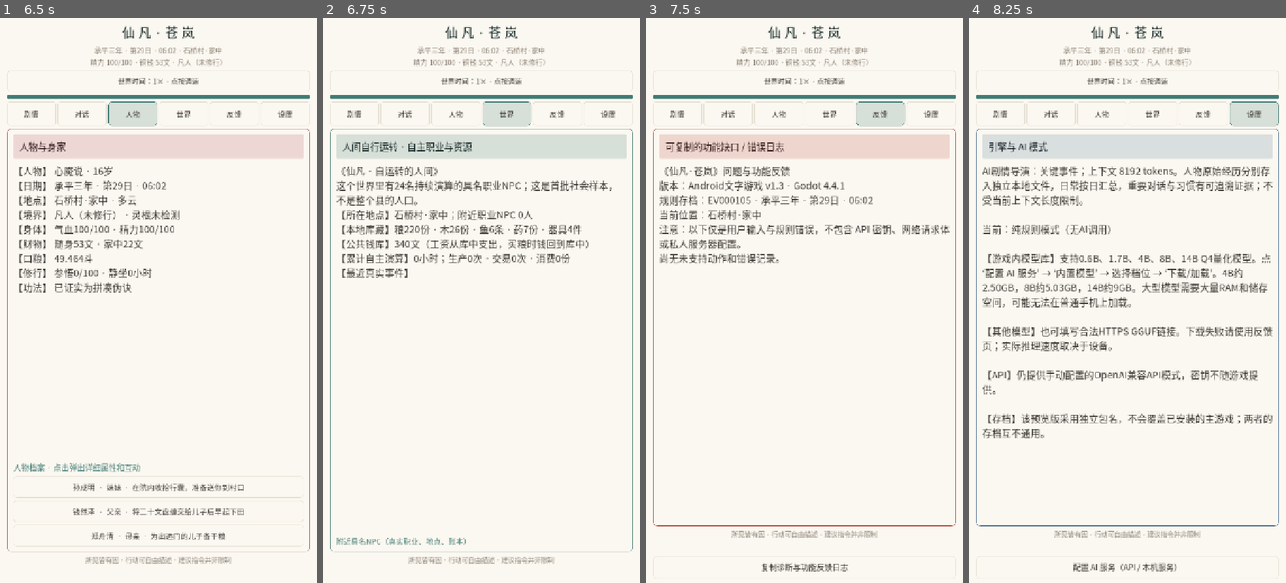
Above: before the commit, frames 1-4 (left to right).
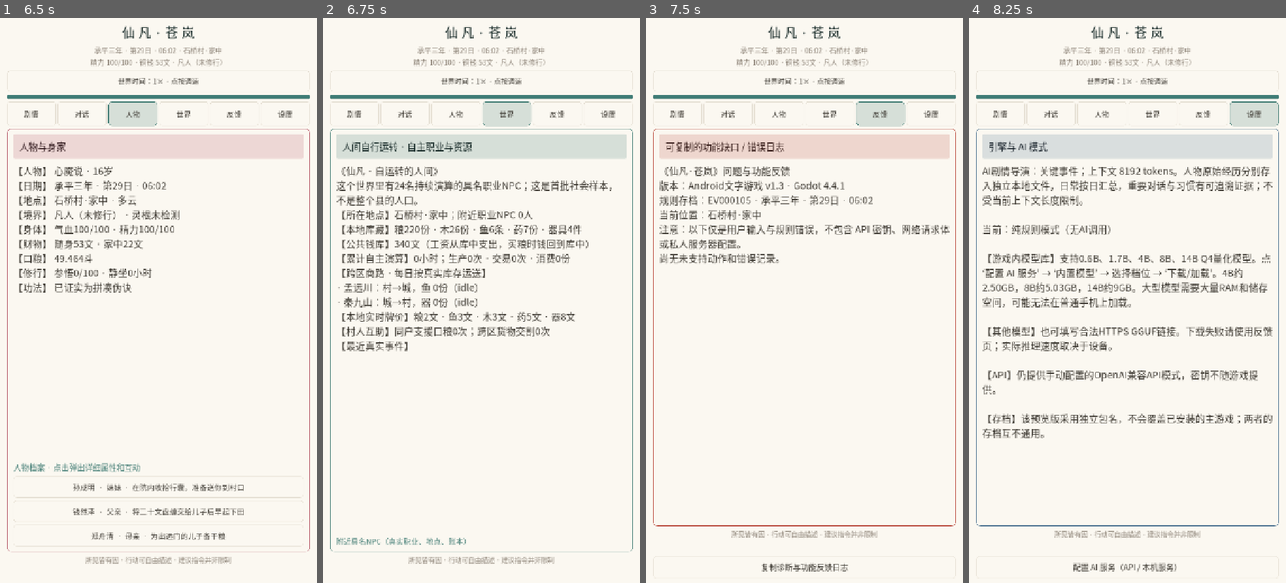
Above: after the commit, the same moments.

Repository: 160701541-cell/xinyanshuo
Game: Godot game, scene res://main.tscn
Same seed, same stepped clock (60 frames per second), same inputs: the game is played once before the commit and once after it.
Inputs (mouse positions are in pixels of both pictures, inside the frame that each line leads up to):
- Up to frame 1 (6.5 s): click (133, 566) at 0.52 s; type "12" at 0.6 s; click "世界时间：1× · 点按调速" at 1.25 s; click "世界时间：5× · 点按调速" at 2 s; click "世界时间：20× · 点按调速" at 2.75 s; click "世界时间：暂停 · 点按调速" at 3.5 s; click "剧情" at 4.25 s; click "对话" at 5 s; click "人物" at 5.75 s
- Up to frame 2 (6.75 s): click "世界" at 6.5 s
- Up to frame 3 (7.5 s): click "反馈" at 7.25 s
- Up to frame 4 (8.25 s): click "设置" at 8 s

Frame 1 is identical in both runs. In frame 2, 2.5% of the frame differs, in the area x 4-80%, y 44-59%; in frame 3, less than 0.1%; in frame 4, less than 0.1%.

Commit message:
feat(sim): bounded interregional caravans, cash-conserving trade, dynamic prices and evidence-based household care

Diff:
--- a/projects/xianfan-living-world/android-text/scripts/society_sim.gd
+++ b/projects/xianfan-living-world/android-text/scripts/society_sim.gd
@@ -22,6 +22,165 @@
 const JOB_WAGE := {"农夫":1,"渔夫":1,"樵夫":1,"采药人":1,"匠人":2,
     "商贩":1,"脚夫":1,"教书人":1,"学徒":0,"巡卒":2,"医者":2}
 const EVENT_LIMIT := 100
+# Supply-dependent quotes are the same for NPCs and player. Prices only
+# change when real local stocks cross thresholds, never via language-model text.
+const BASE_PRICE := {"粮":2,"木":3,"鱼":3,"药":5,"器":8}
+const REGIONAL_TARGET := {"村":{"粮":120,"木":18,"鱼":8,"药":8,"器":5},
+    "城":{"粮":300,"木":65,"鱼":15,"药":35,"器":30}}
+
+static func regional_price(society: Dictionary, region_name: String, good: String) -> int:
+    if not BASE_PRICE.has(good): return 0
+    var region: Dictionary=society.get("regions",{}).get(region_name,{})
+    var stock: Dictionary=region.get("stock",{})
+    var target: Dictionary=REGIONAL_TARGET.get(region_name,{})
+    if not stock.has(good): return 0
+    var quantity:=int(stock[good])
+    var expected:=maxi(1,int(target.get(good,10)))
+    var quote:=int(BASE_PRICE[good])
+    if quantity<=expected/4: quote+=3
+    elif quantity<=expected/2: quote+=2
+    elif quantity>=expected*3: quote-=2
+    elif quantity>=expected*2: quote-=1
+    return maxi(1,quote)
+
+static func _prepare_social(society: Dictionary) -> void:
+    if not society.has("households"):
+        society["households"]={}
+    if not society.has("caravans"):
+        society["caravans"]=[
+            {"id":"ROAD-FISH-01","from":"村","to":"城","good":"鱼","limit":2,
+                "agent":"孟远川","state":"idle","qty":0,"depart_hour":-1,"arrive_hour":-1},
+            {"id":"ROAD-TOOLS-02","from":"城","to":"村","good":"器","limit":1,
+                "agent":"秦九山","state":"idle","qty":0,"depart_hour":-1,"arrive_hour":-1}
+        ]
+    var members: Dictionary=society.get("agents",{})
+    # Assign starting households to pairs of people in each settlement.
+    # "Household" means mutual support, not invented romantic ties.
+    var per_region: Dictionary={"村":[],"城":[]}
+    for who in members:
+        var item: Dictionary=members[who]
+        if item.has("household"): continue
+        var region: String=_zone(str(item.get("origin","石桥村")))
+        per_region[region].append(str(who))
+    for region in per_region:
+        var names: Array=per_region[region]
+        for i in range(names.size()):
+            var who:=str(names[i])
+            var household_id: String=region+"-同户%02d" % int(i/2+1)
+            members[who]["household"]=household_id
+            var homes: Dictionary=society["households"]
+            var group: Array=homes.get(household_id,[])
+            if not group.has(who): group.append(who)
+            homes[household_id]=group
+    if not society.has("family_support_count"):
+        society["family_support_count"]=0
+    if not society.has("caravan_trades"):
+        society["caravan_trades"]=0
+
+static func _family_support(society: Dictionary, absolute_hour: int) -> void:
+    var agents: Dictionary=society["agents"]
+    for household in society.get("households",{}):
+        var members: Array=society["households"][household]
+        for needy_name in members:
+            var needy: Dictionary=agents[needy_name]
+            if int(needy.get("rations",0))>=1: continue
+            for donor_name in members:
+                if str(donor_name)==str(needy_name): continue
+                var donor: Dictionary=agents[donor_name]
+                if int(donor["rations"])>=2:
+                    donor["rations"]=int(donor["rations"])-1
+                    needy["rations"]=int(needy["rations"])+1
+                    society["family_support_count"]=int(society["family_support_count"])+1
+                    _event(society,absolute_hour,str(donor_name),
+                        "从自己真实口粮中分出一份，帮助同户的%s。" % str(needy_name))
+                    break
+
+static func _depart_caravans(society: Dictionary, absolute_hour: int) -> void:
+    for trip in society.get("caravans",[]):
+        var convoy: Dictionary=trip
+        if str(convoy["state"])!="idle": continue
+        var from_region: Dictionary=society["regions"][str(convoy["from"])]
+        var to_region: Dictionary=society["regions"][str(convoy["to"])]
+        var good:=str(convoy["good"])
+        var price:=regional_price(society,str(convoy["to"]),good)
+        var stock: Dictionary=from_region["stock"]
+        var qty:=mini(int(convoy["limit"]),maxi(0,int(stock[good])-1))
+        if qty<1 or int(to_region["treasury"])<qty*price: continue
+        stock[good]=int(stock[good])-qty
+        convoy["qty"]=qty
+        convoy["state"]="road"
+        convoy["depart_hour"]=absolute_hour
+        convoy["arrive_hour"]=absolute_hour+8
+        convoy["quoted_price"]=price
+        var who:=str(convoy["agent"])
+        var agent: Dictionary=society["agents"][who]
+        var cargo: Dictionary=agent.get("cargo",{})
+        cargo[good]=int(cargo.get(good,0))+qty
+        agent["cargo"]=cargo
+        _event(society,absolute_hour,who,"带着%d份%s从%s启程前往%s，货物已从起点仓库扣除。" % [
+            qty,good,str(convoy["from"]),str(convoy["to"])])
+
+static func _arrive_caravans(society: Dictionary, absolute_hour: int) -> void:
+    for trip in society.get("caravans",[]):
+        var convoy: Dictionary=trip
+        if str(convoy["state"])!="road": continue
+        if absolute_hour<int(convoy["arrive_hour"]): continue
+        var qty:=int(convoy["qty"])
+        var from_zone:=str(convoy["from"])
+        var to_zone:=str(convoy["to"])
+        var from_region: Dictionary=society["regions"][from_zone]
+        var to_region: Dictionary=society["regions"][to_zone]
+        var price:=int(convoy["quoted_price"])
+        var good:=str(convoy["good"])
+        var who:=str(convoy["agent"])
+        var agent: Dictionary=society["agents"][who]
+        var cargo: Dictionary=agent["cargo"]
+        if int(to_region["treasury"])>=qty*price:
+            to_region["treasury"]=int(to_region["treasury"])-qty*price
+            from_region["treasury"]=int(from_region["treasury"])+qty*price
+            to_region["stock"][good]=int(to_region["stock"][good])+qty
+            society["caravan_trades"]=int(society["caravan_trades"])+1
+            society["total_trades"]=int(society["total_trades"])+1
+            _event(society,absolute_hour,who,
+                "沿官道抵达%s，交割%d份%s；从目的地钱库划转%d文给起点钱库。" % [
+                    to_zone,qty,good,qty*price])
+        else:
+            # No buyer cash: the wagon turns back, but items remain physical.
+            # Mark a return journey rather than teleporting the stock.
+            convoy["state"]="returning"
+            convoy["arrive_hour"]=absolute_hour+8
+            _event(society,absolute_hour,who,"目的地无力付款，押货原路返回。")
+            continue
+        cargo[good]=maxi(0,int(cargo.get(good,0))-qty)
+        convoy["qty"]=0
+        convoy["state"]="idle"
+        convoy["arrive_hour"]=-1
+
+static func _return_caravans(society: Dictionary, absolute_hour: int) -> void:
+    for trip in society.get("caravans",[]):
+        var convoy: Dictionary=trip
+        if str(convoy["state"])!="returning" or absolute_hour<int(convoy["arrive_hour"]): continue
+        var good:=str(convoy["good"])
+        var qty:=int(convoy["qty"])
+        society["regions"][str(convoy["from"])]["stock"][good]=int(society["regions"][str(convoy["from"])]["stock"][good])+qty
+        var agent: Dictionary=society["agents"][str(convoy["agent"])]
+        var cargo: Dictionary=agent["cargo"]
+        cargo[good]=maxi(0,int(cargo.get(good,0))-qty)
+        convoy["state"]="idle"
+        convoy["qty"]=0
+        convoy["arrive_hour"]=-1
+        _event(society,absolute_hour,str(convoy["agent"]),"远行未能成交，所押货物如数退回原仓。")
+
+static func _caravan_position(society: Dictionary, npc: Dictionary, absolute_hour: int) -> bool:
+    for trip in society.get("caravans",[]):
+        var convoy: Dictionary=trip
+        if str(convoy["agent"])!=str(npc["name"]): continue
+        if str(convoy["state"]) in ["road","returning"]:
+            npc["place"]="临安官道"
+            npc["activity"]="押送有账可查的货物：" + str(convoy["good"])
+            return true
+    return false
+
 
 static func _zone(affiliation: String) -> String:
     return "村" if affiliation=="石桥村" else "城"
@@ -60,6 +219,7 @@
             "cargo":{},"last_hour":int(absolute_minute/60)
         }
         idx+=1
+    _prepare_social(society)
     return society
 
 static func valid(society: Dictionary) -> bool:
@@ -80,6 +240,10 @@
         var npc: Dictionary=agent
         if int(npc.get("coins",-1))<0 or int(npc.get("rations",-1))<0: return false
         if int(npc.get("health",-1))<0 or int(npc.get("energy",-1))<0: return false
+    for shipment in society.get("caravans",[]):
+        if not shipment is Dictionary: return false
+        if int(shipment.get("qty",0))<0: return false
+        if str(shipment.get("state","idle")) not in ["idle","road","returning"]: return false
     return true
 
 static func _event(society: Dictionary, hour: int, who: String, action: String) -> void:
@@ -204,7 +368,11 @@
     return str(npc["home"])
 
 static func _hour_step(society: Dictionary, absolute_hour: int) -> void:
+    _prepare_social(society)
     var hour:=absolute_hour%24
+    _return_caravans(society,absolute_hour)
+    _arrive_caravans(society,absolute_hour)
+    if hour==8: _depart_caravans(society,absolute_hour)
     if hour==5: _wild_grow(society,absolute_hour)
     var daykey:=str(int(absolute_hour/24)+1)
     if not society["daily"].has(daykey):
@@ -256,6 +424,9 @@
         if int(person["health"])<=0:
             person["activity"]="病卧不起"
             person["mood"]="虚弱"
+        elif _caravan_position(society,person,absolute_hour):
+            pass
+    if hour==19: _family_support(society,absolute_hour)
     society["total_steps"]=int(society["total_steps"])+1
     # Keep a rolling 30-day summary; hourly events remain bounded.
     var days: Dictionary=society.get("daily",{})
@@ -306,6 +477,19 @@
         lines.append("· %s｜%s｜%s｜存钱%d文" % [
             str(agent.get("name","")),str(agent.get("job","")),
             str(agent.get("activity","")),int(agent.get("coins",0))])
+    if society.has("caravans"):
+        lines.append("【跨区商路 · 每日按真实库存运送】")
+        for shipment in society["caravans"]:
+            lines.append("· %s：%s→%s，%s %d份（%s）" % [
+                str(shipment.get("agent","")),str(shipment.get("from","")),str(shipment.get("to","")),
+                str(shipment.get("good","")),int(shipment.get("qty",0)),
+                str(shipment.get("state","idle"))])
+    lines.append("【本地实时牌价】粮%d文 · 鱼%d文 · 木%d文 · 药%d文 · 器%d文" % [
+        regional_price(society,region,"粮"),regional_price(society,region,"鱼"),
+        regional_price(society,region,"木"),regional_price(society,region,"药"),
+        regional_price(society,region,"器")])
+    lines.append("【村人互助】同户支援口粮%d次；跨区货物交割%d次" % [
+        int(society.get("family_support_count",0)),int(society.get("caravan_trades",0))])
     lines.append("【最近真实事件】")
     var events: Array=society.get("events",[])
     for e in events.slice(-6):
